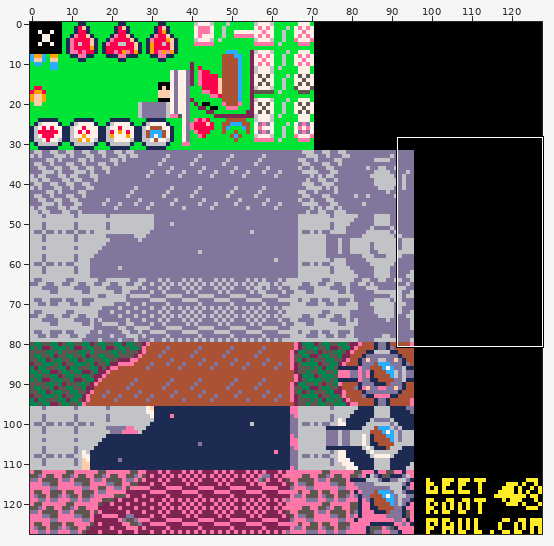
File history of a sprite sheet, graphics/spritesheet_main.png. Above: a wide view before the commit, with the close-up outlined.
Close-up. Before the edit:
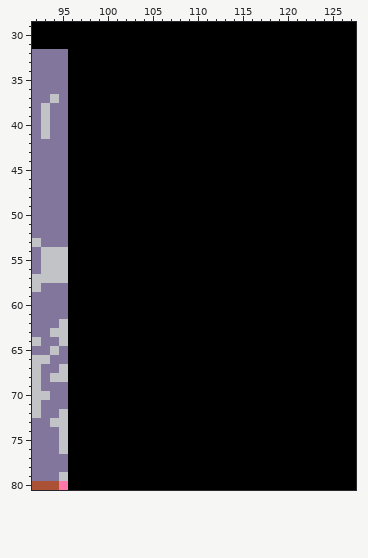
The file is 128x128 pixels. Shown: x 92..127, y 29..80.
New version:
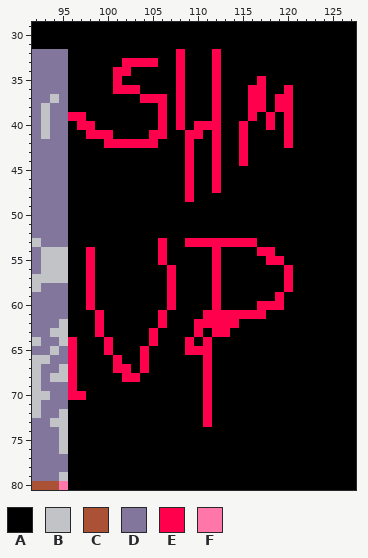
Palette (. is transparent): A #000000  B #c2c3c7  C #ab5236  D #83769c  E #ff004d  F #ff77a8
The exact change:
@@ x 92..127 @@
 31 AAAAAAAAAAAAAAAAAAAAAAAAAAAAAAAAAAAA
-32 DDDDAAAAAAAAAAAAAAAAAAAAAAAAAAAAAAAA
-33 DDDDAAAAAAAAAAAAAAAAAAAAAAAAAAAAAAAA
-34 DDDDAAAAAAAAAAAAAAAAAAAAAAAAAAAAAAAA
-35 DDDDAAAAAAAAAAAAAAAAAAAAAAAAAAAAAAAA
-36 DDDDAAAAAAAAAAAAAAAAAAAAAAAAAAAAAAAA
-37 DDBDAAAAAAAAAAAAAAAAAAAAAAAAAAAAAAAA
-38 DBDDAAAAAAAAAAAAAAAAAAAAAAAAAAAAAAAA
-39 DBDDAAAAAAAAAAAAAAAAAAAAAAAAAAAAAAAA
-40 DBDDAAAAAAAAAAAAAAAAAAAAAAAAAAAAAAAA
-41 DBDDAAAAAAAAAAAAAAAAAAAAAAAAAAAAAAAA
-42 DDDDAAAAAAAAAAAAAAAAAAAAAAAAAAAAAAAA
-43 DDDDAAAAAAAAAAAAAAAAAAAAAAAAAAAAAAAA
-44 DDDDAAAAAAAAAAAAAAAAAAAAAAAAAAAAAAAA
-45 DDDDAAAAAAAAAAAAAAAAAAAAAAAAAAAAAAAA
-46 DDDDAAAAAAAAAAAAAAAAAAAAAAAAAAAAAAAA
-47 DDDDAAAAAAAAAAAAAAAAAAAAAAAAAAAAAAAA
-48 DDDDAAAAAAAAAAAAAAAAAAAAAAAAAAAAAAAA
+32 DDDDAAAAAAAAAAAAEAAAEAAAAAAAAAAAAAAA
+33 DDDDAAAAAAEEEEAAEAAAEAAAAAAAAAAAAAAA
+34 DDDDAAAAAEEAAAAAEAAAEAAAAAAAAAAAAAAA
+35 DDDDAAAAAEAAAAAAEAAAEAAAAEAAAAAAAAAA
+36 DDDDAAAAAEEEAAAAEAAAEAAAEEAAEAAAAAAA
+37 DDBDAAAAAAAAEEEAEAAAEAAAEEAEEAAAAAAA
+38 DBDDAAAAAAAAAAEAEAAAEAAAEEAEEAAAAAAA
+39 DBDDEEAAAAAAAAEAEAAAEAAAEAEAEAAAAAAA
+40 DBDDAEEAAAAAAAEAEAEEEAAEAAEAEAAAAAAA
+41 DBDDAAEEEAAAAEEAAEEAEAAEAAAAEAAAAAAA
+42 DDDDAAAAEEEEEEAAAEAAEAAEAAAAEAAAAAAA
+43 DDDDAAAAAAAAAAAAAEAAEAAEAAAAAAAAAAAA
+44 DDDDAAAAAAAAAAAAAEAAEAAEAAAAAAAAAAAA
+45 DDDDAAAAAAAAAAAAAEAAEAAAAAAAAAAAAAAA
+46 DDDDAAAAAAAAAAAAAEAAEAAAAAAAAAAAAAAA
+47 DDDDAAAAAAAAAAAAAEAAEAAAAAAAAAAAAAAA
+48 DDDDAAAAAAAAAAAAAEAAAAAAAAAAAAAAAAAA
 49 DDDDAAAAAAAAAAAAAAAAAAAAAAAAAAAAAAAA
@@ x 92..127 @@
 52 DDDDAAAAAAAAAAAAAAAAAAAAAAAAAAAAAAAA
-53 BDDDAAAAAAAAAAAAAAAAAAAAAAAAAAAAAAAA
-54 DBBBAAAAAAAAAAAAAAAAAAAAAAAAAAAAAAAA
-55 DBBBAAAAAAAAAAAAAAAAAAAAAAAAAAAAAAAA
-56 DBBBAAAAAAAAAAAAAAAAAAAAAAAAAAAAAAAA
-57 BBBBAAAAAAAAAAAAAAAAAAAAAAAAAAAAAAAA
-58 BDDDAAAAAAAAAAAAAAAAAAAAAAAAAAAAAAAA
-59 DDDDAAAAAAAAAAAAAAAAAAAAAAAAAAAAAAAA
-60 DDDDAAAAAAAAAAAAAAAAAAAAAAAAAAAAAAAA
-61 DDDDAAAAAAAAAAAAAAAAAAAAAAAAAAAAAAAA
-62 DDDBAAAAAAAAAAAAAAAAAAAAAAAAAAAAAAAA
-63 DDBBAAAAAAAAAAAAAAAAAAAAAAAAAAAAAAAA
-64 BDDBAAAAAAAAAAAAAAAAAAAAAAAAAAAAAAAA
-65 DDBDAAAAAAAAAAAAAAAAAAAAAAAAAAAAAAAA
-66 BBDDAAAAAAAAAAAAAAAAAAAAAAAAAAAAAAAA
-67 BDDBAAAAAAAAAAAAAAAAAAAAAAAAAAAAAAAA
-68 BDBBAAAAAAAAAAAAAAAAAAAAAAAAAAAAAAAA
-69 BDDDAAAAAAAAAAAAAAAAAAAAAAAAAAAAAAAA
-70 BBDDAAAAAAAAAAAAAAAAAAAAAAAAAAAAAAAA
-71 BDDDAAAAAAAAAAAAAAAAAAAAAAAAAAAAAAAA
-72 BDDBAAAAAAAAAAAAAAAAAAAAAAAAAAAAAAAA
-73 DDBBAAAAAAAAAAAAAAAAAAAAAAAAAAAAAAAA
+53 BDDDAAAAAAAAAAEAAEEEEEEEEAAAAAAAAAAA
+54 DBBBAAEAAAAAAAEAAAAAEAAAAEEAAAAAAAAA
+55 DBBBAAEAAAAAAAEAAAAAEAAAAAEEAAAAAAAA
+56 DBBBAAEAAAAAAAAEAAAAEAAAAAAAEAAAAAAA
+57 BBBBAAEAAAAAAAAEAAAAEAAAAAAAEAAAAAAA
+58 BDDDAAEAAAAAAAAEAAAAEAAAAAAAEAAAAAAA
+59 DDDDAAEAAAAAAAAEAAAAEAAAAAAEAAAAAAAA
+60 DDDDAAEAAAAAAAAEAAAAEAAAAEEEAAAAAAAA
+61 DDDDAAAEAAAAAAEAAAAEEEEEEEAAAAAAAAAA
+62 DDDBAAAEAAAAAAEAAAEEEEEAAAAAAAAAAAAA
+63 DDBBAAAEAAAAAEAAAAEAEEAAAAAAAAAAAAAA
+64 BDDBEAAAEAAAAEAAAEAEAAAAAAAAAAAAAAAA
+65 DDBDEAAAEAAAEAAAAEEEAAAAAAAAAAAAAAAA
+66 BBDDEAAAAEAAEAAAAAAEAAAAAAAAAAAAAAAA
+67 BDDBEAAAAEEAEAAAAAAEAAAAAAAAAAAAAAAA
+68 BDBBEAAAAAEEAAAAAAAEAAAAAAAAAAAAAAAA
+69 BDDDEAAAAAAAAAAAAAAEAAAAAAAAAAAAAAAA
+70 BBDDEEAAAAAAAAAAAAAEAAAAAAAAAAAAAAAA
+71 BDDDAAAAAAAAAAAAAAAEAAAAAAAAAAAAAAAA
+72 BDDBAAAAAAAAAAAAAAAEAAAAAAAAAAAAAAAA
+73 DDBBAAAAAAAAAAAAAAAEAAAAAAAAAAAAAAAA
 74 DDDBAAAAAAAAAAAAAAAAAAAAAAAAAAAAAAAA
